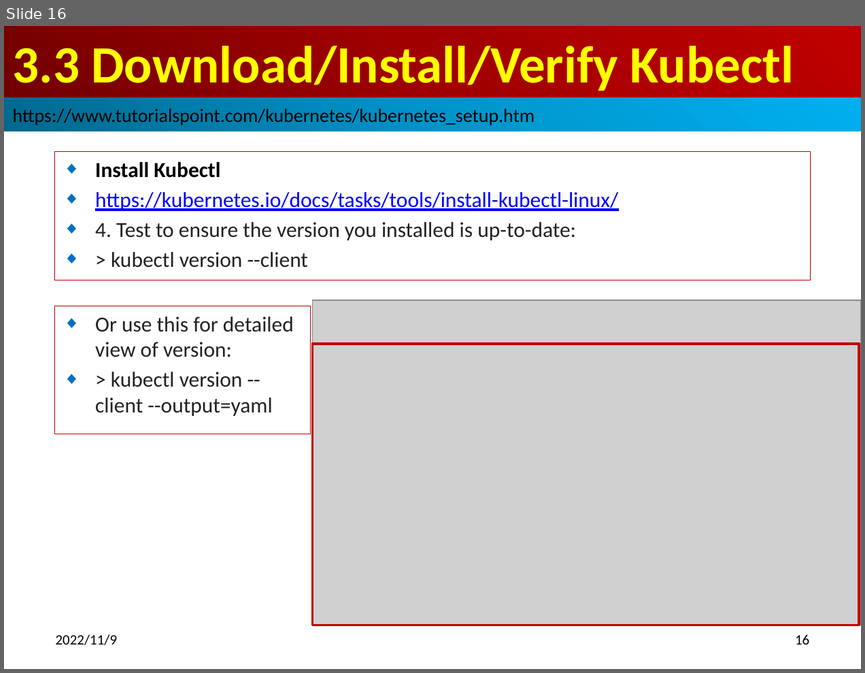
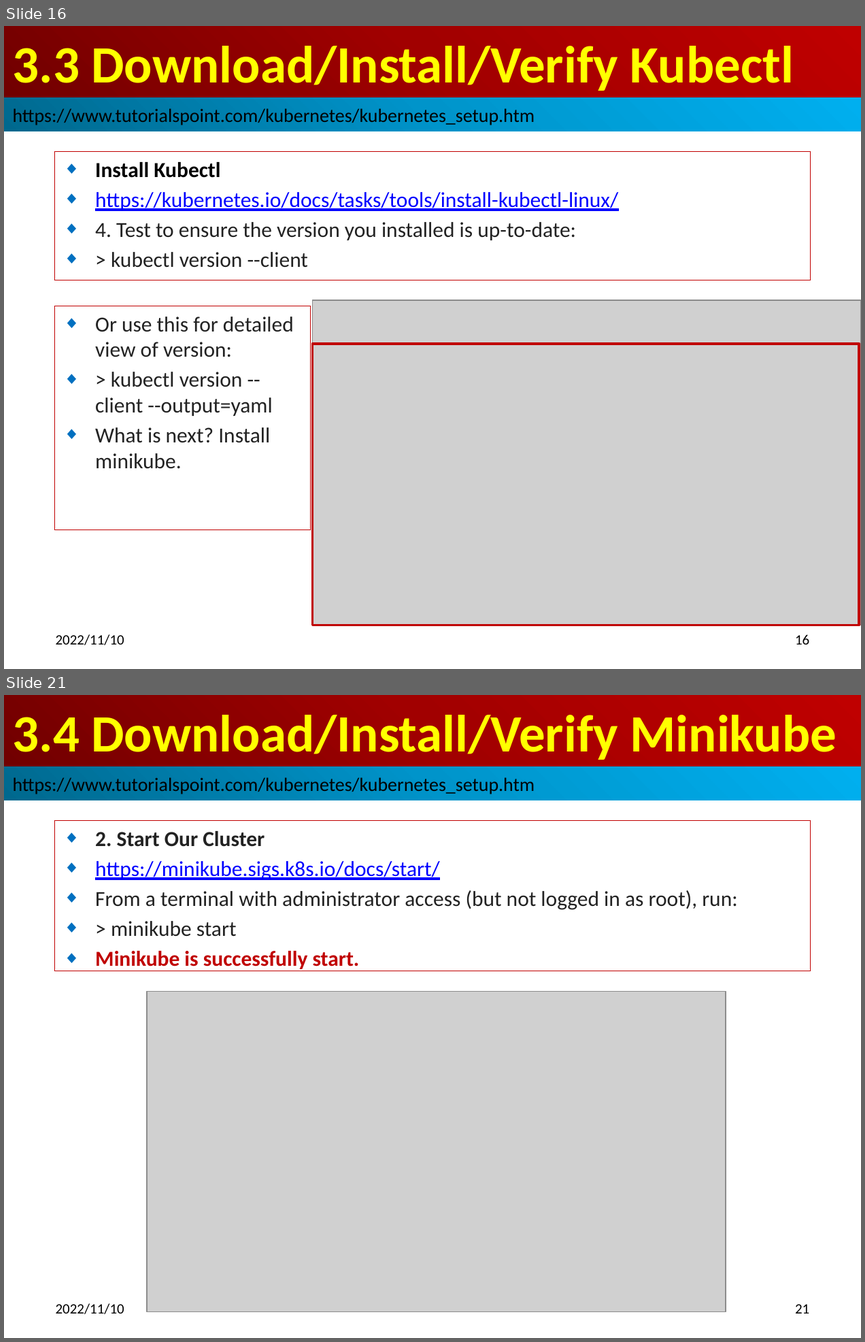
Before and after one commit to peterhchen/910_Kubernetes_TP_IO, a slide deck: 004_KubernetesSetup.pptx. Shown one above the other, each under a label of ours: slide 16 before the commit, slides 16 and 21 after it; the slides between them are not shown. The pictures are 865x673 and 865x1342 pixels, drawn with LibreOffice and Linux fonts; fonts in the diff are those of the drawing; grey boxes stand for pictures. Boxes give left, top, right and bottom in pixels: in the first picture for what was removed or moved away, otherwise in the second. Text is boxed around its words. In the diff, an @@ line names an element or a change of style, - is before the commit and + after.

```diff
--- a/004_KubernetesSetup.pptx
+++ b/004_KubernetesSetup.pptx
@@ slide 21 added at <box>4,695,861,1338</box>, background #FFFFFF @@
@@ title added at <box>4,695,861,767</box>, fill gradient #720000 to #A20000 to #C00000, 44 pt, text #FFFF00, bold @@
+3.4 Download/Install/Verify Minikube
@@ rectangle added at <box>4,767,861,800</box>, fill gradient #00688E to #0094CA to #00B0F0, 16 pt, text #000000 @@
+https://www.tutorialspoint.com/kubernetes/kubernetes_setup.htm
@@ subtitle added at <box>54,821,810,971</box>, outline #C00000 0.75 pt, 18 pt, text #222222 @@
+◆ 2. Start Our Cluster
+◆ https://minikube.sigs.k8s.io/docs/start/
+◆ From a terminal with administrator access (but not logged in as root), run:
+◆ > minikube start
+◆ Minikube is successfully start.
@@ picture added at <box>147,991,725,1311</box> @@
@@ text added at <box>56,1303,124,1314</box>, 12 pt, text #000000 @@
+2022/11/10
@@ page number added at <box>795,1304,809,1313</box>, 12 pt, text #000000 @@
+21
@@ slide 16 changed as well @@
@@ rectangle "Or use this for detailed ...": place and size @@
-rectangle "Or use this for detailed ..." at <box>54,305,311,434</box>
+rectangle "Or use this for detailed ..." at <box>54,305,311,529</box>
@@ text in rectangle at <box>95,427,270,469</box>: paragraph added @@
+◆ What is next? Install minikube.
@@ text at <box>56,634,124,645</box>: text changed @@
-2022/11/9
+2022/11/10
```
Also in this commit, not shown: 16 other slides changed, 23 other slides added.
